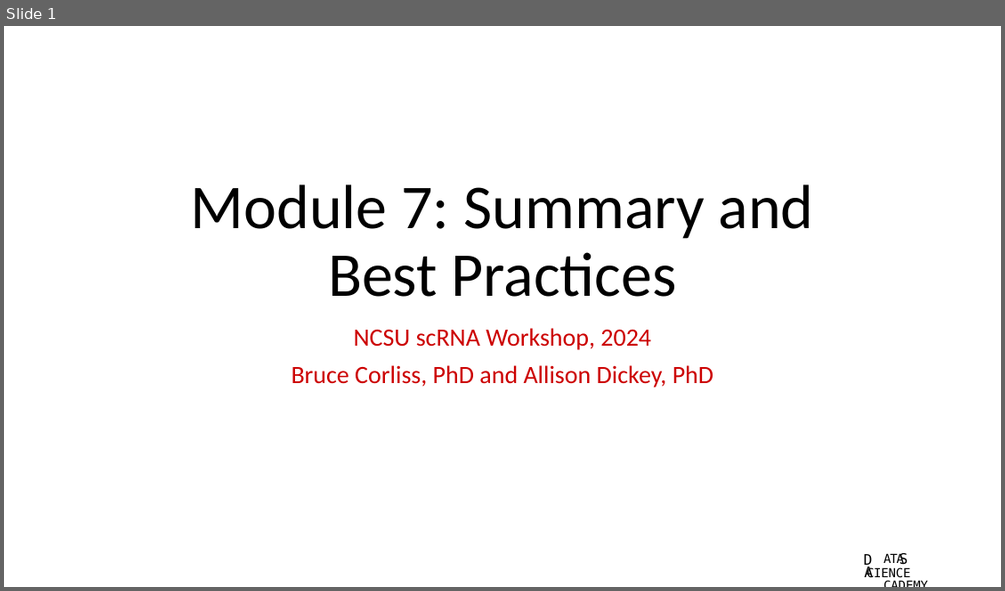
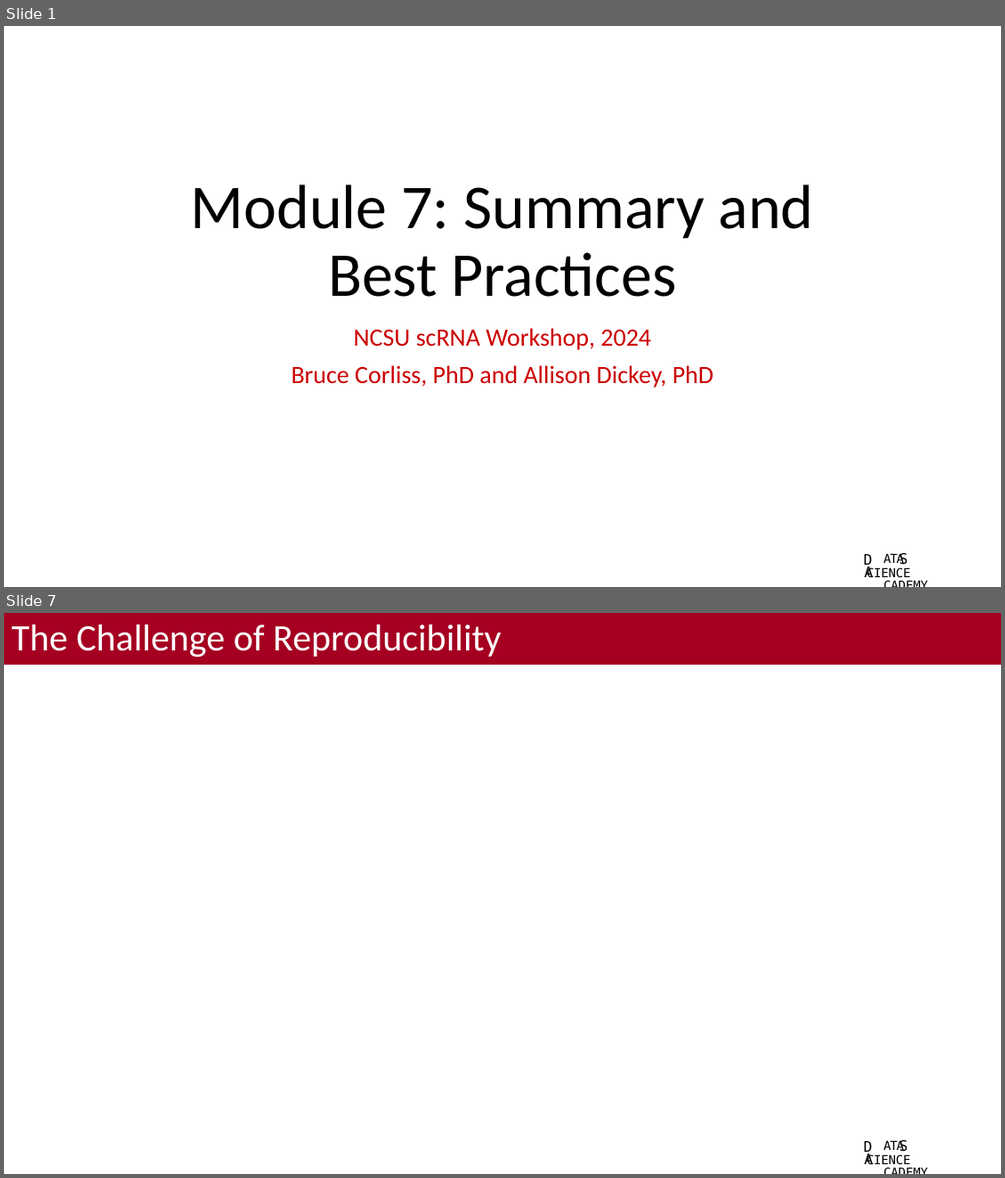
Before and after one commit to bacorli2/scrna_workshop, a slide deck: M7_Summary/M7_Best_Practices.pptx. Shown one above the other, each under a label of ours: slide 1 before the commit, slides 1 and 7 after it; the slides between them are not shown. The pictures are 1005x591 and 1005x1178 pixels, drawn with LibreOffice and Linux fonts; fonts in the diff are those of the drawing; background and template pictures are left out. Boxes give left, top, right and bottom in pixels: in the first picture for what was removed or moved away, otherwise in the second. Text is boxed around its words. In the diff, an @@ line names an element or a change of style, - is before the commit and + after.

```diff
--- a/M7_Summary/M7_Best_Practices.pptx
+++ b/M7_Summary/M7_Best_Practices.pptx
@@ slide 7 added at [4,613,1001,1174], background #FFFFFF; not listed: 4 template elements that a slide beside it also shows @@
@@ title added at [4,613,1001,665], fill #A50021, 36 pt, text #FFFFFF @@
+The Challenge of Reproducibility
```
Also in this commit, not shown: 5 other slides added, 2 slides removed.
